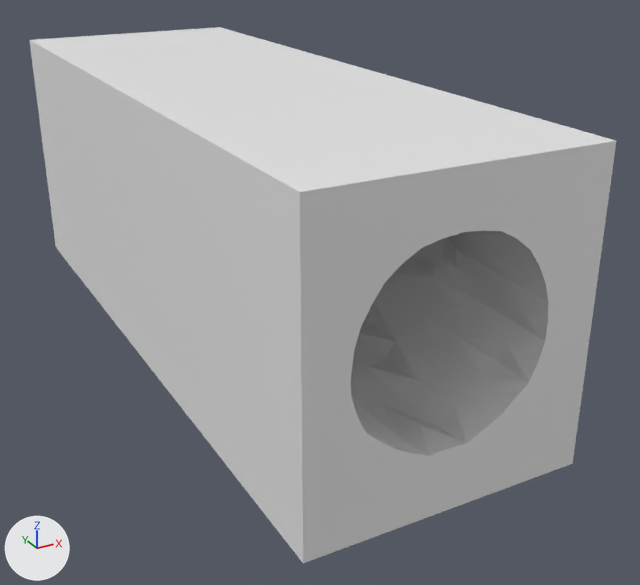
The Blender file Assets/Models/Environment/TunnelSTRAIGHT_Zeek.blend as it was, and as the next commit left it.
One viewpoint serves both versions: a camera (50 mm lens) standing at (-40.7, -104.5, 56.8) and looking at (7.9, -16.2, 12.6). The lights are fixed; the arrows at lower left show +X, +Y and +Z.
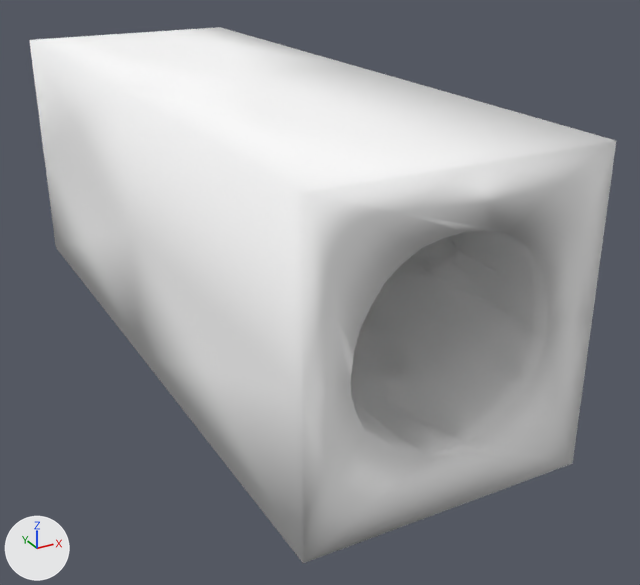
Changed parts and their boxes (x1, y1, x2, y2) in the pictures (640 x 585 px):
part 1 of me_cube_001, added: after (327, 187, 581, 507)
part 2 of me_cube_001, recoloured: (29, 27, 616, 563) in both

What the commit changed:
Material 'Material' (mat_material) is new.
Its base color is (0.97, 0.97, 0.97) (white #fcfcfc).
me_cube_001 is used by ob_cube; location (1.9, -8.7, 22.0); scale (1.52, 4.29, 1.63).
me_cube_001 had 4887 vertices, 9774 faces and spanned x -10.0..10.0, y -10.0..10.2, z -10.0..10.0.
me_cube_001 now has 6742 vertices, 13359 faces and spans x -10.0..10.0, y -10.0..10.2, z -10.0..10.0.
me_cube_001 part 1: 1855 vertices added at x -7.9..7.2, y -10.0..10.0, z -6.6..6.6.
me_cube_001 part 2: 8454 faces spanning x -10.0..10.0, y -10.0..10.2, z -10.0..10.0 switch from no material to mat_material (white #fcfcfc).
